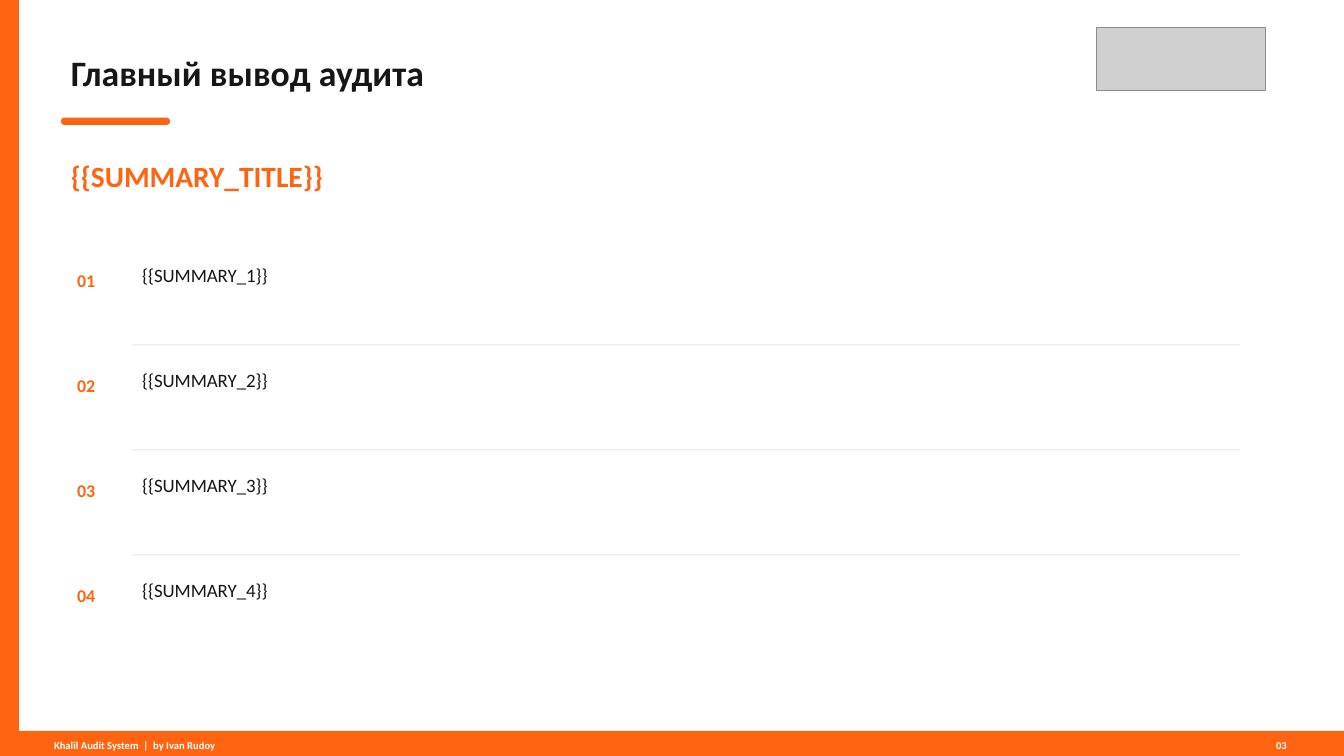
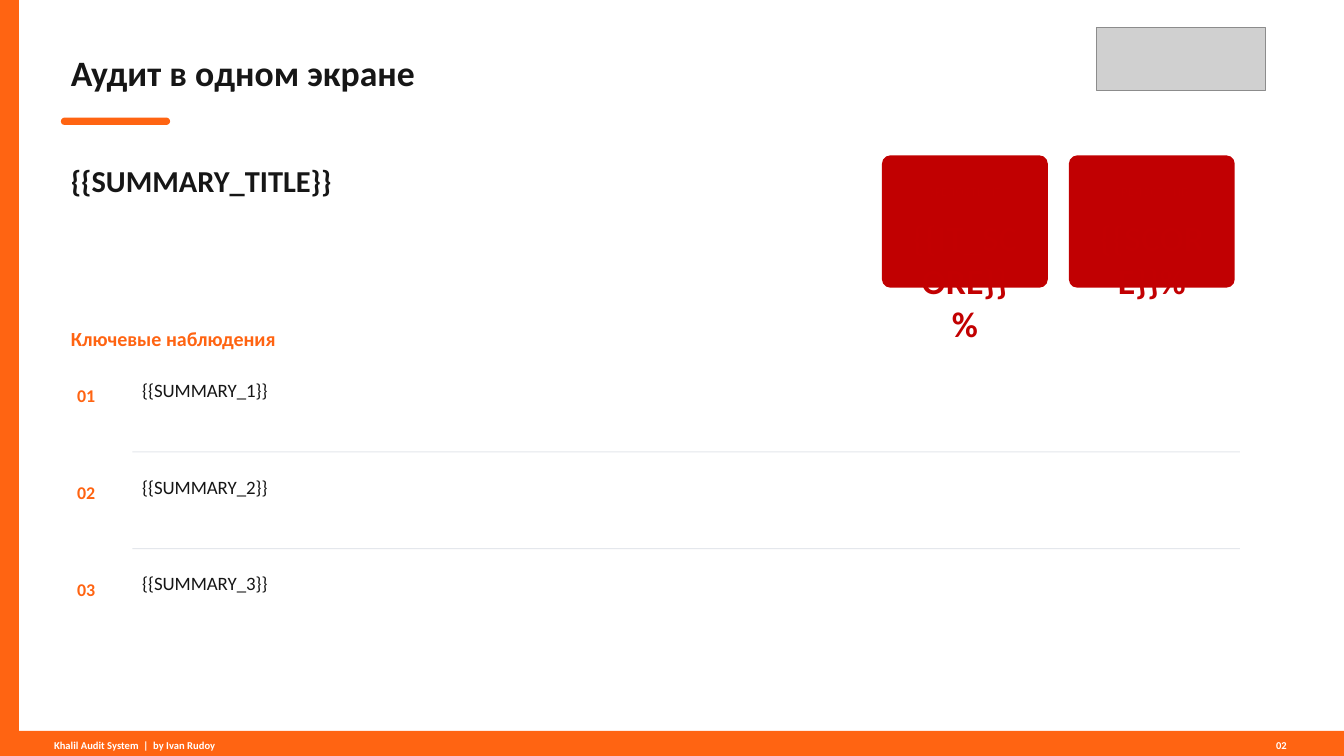
Before and after one commit to irudoy1982/BTGAudit, a slide deck: slide 2 of static/audit_presentation_khalil.pptx (slide 3 before the commit). Drawn at 1344x756 pixels with LibreOffice and Linux fonts; fonts in the diff are those of the drawing; grey boxes stand for pictures. Boxes give left, top, right and bottom in pixels: in the first picture for what was removed or moved away, otherwise in the second. Text is boxed around its words. In the diff, an @@ line names an element or a change of style, - is before the commit and + after.

```diff
--- a/static/audit_presentation_khalil.pptx
+++ b/static/audit_presentation_khalil.pptx
@@ rectangle: place and size @@
-rectangle at (132, 345, 1240, 346)
+rectangle at (0, 0, 1344, 756)
@@ rectangle at (0, 0, 1344, 756): fill #E4E7EC to #FFFFFF @@
@@ text at (71, 63, 415, 92): text changed @@
-Главный вывод аудита
+Аудит в одном экране
@@ text "{{SUMMARY_TITLE}}" at (71, 169, 332, 197): size 21 to 21.8 pt, text colour #FF6412 to #161616 @@
@@ rounded rectangle added at (882, 155, 1049, 287), fill #C10001 @@
@@ rounded rectangle added at (1069, 155, 1235, 287), fill #C10002 @@
@@ text added at (901, 211, 1029, 259), 25.5 pt, text #C20001, bold @@
+{{IT_SCORE}}%
@@ text added at (1088, 211, 1216, 259), 25.5 pt, text #C20002, bold @@
+{{SCORE}}%
@@ text added at (71, 332, 276, 350), 14.2 pt, text #FF6412, bold @@
+Ключевые наблюдения
@@ text "01": place and size @@
-text "01" at (77, 275, 95, 287)
+text "01" at (77, 390, 95, 402)
@@ text "{{SUMMARY_1}}": place and size @@
-text "{{SUMMARY_1}}" at (142, 268, 267, 285)
+text "{{SUMMARY_1}}" at (142, 383, 267, 400)
@@ text "02": place and size @@
-text "02" at (77, 380, 95, 392)
+text "02" at (77, 487, 95, 499)
@@ text "{{SUMMARY_2}}": place and size @@
-text "{{SUMMARY_2}}" at (142, 373, 267, 390)
+text "{{SUMMARY_2}}" at (142, 480, 267, 497)
@@ text "{{SUMMARY_3}}": place and size @@
-text "{{SUMMARY_3}}" at (142, 478, 267, 495)
+text "{{SUMMARY_3}}" at (142, 576, 267, 593)
@@ rectangle: place and size @@
-rectangle at (132, 555, 1240, 556)
+rectangle at (132, 548, 1240, 549)
@@ text "03": place and size @@
-text "03" at (77, 485, 95, 497)
+text "03" at (77, 584, 95, 596)
@@ text removed at (77, 590, 95, 602) @@
-04
@@ text removed at (142, 583, 267, 600) @@
-{{SUMMARY_4}}
```
Also in this commit, not shown: 6 other slides changed, 6 slides added, 2 slides removed, 7 other files.
